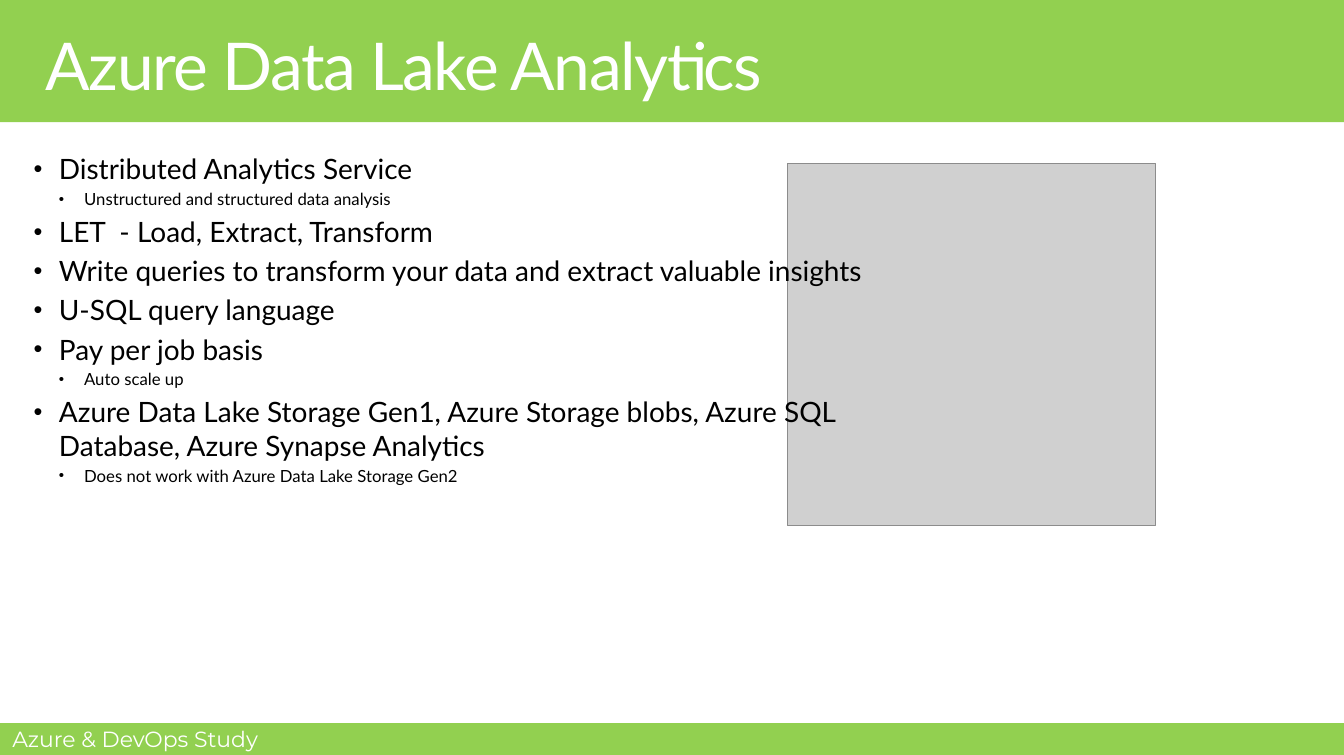
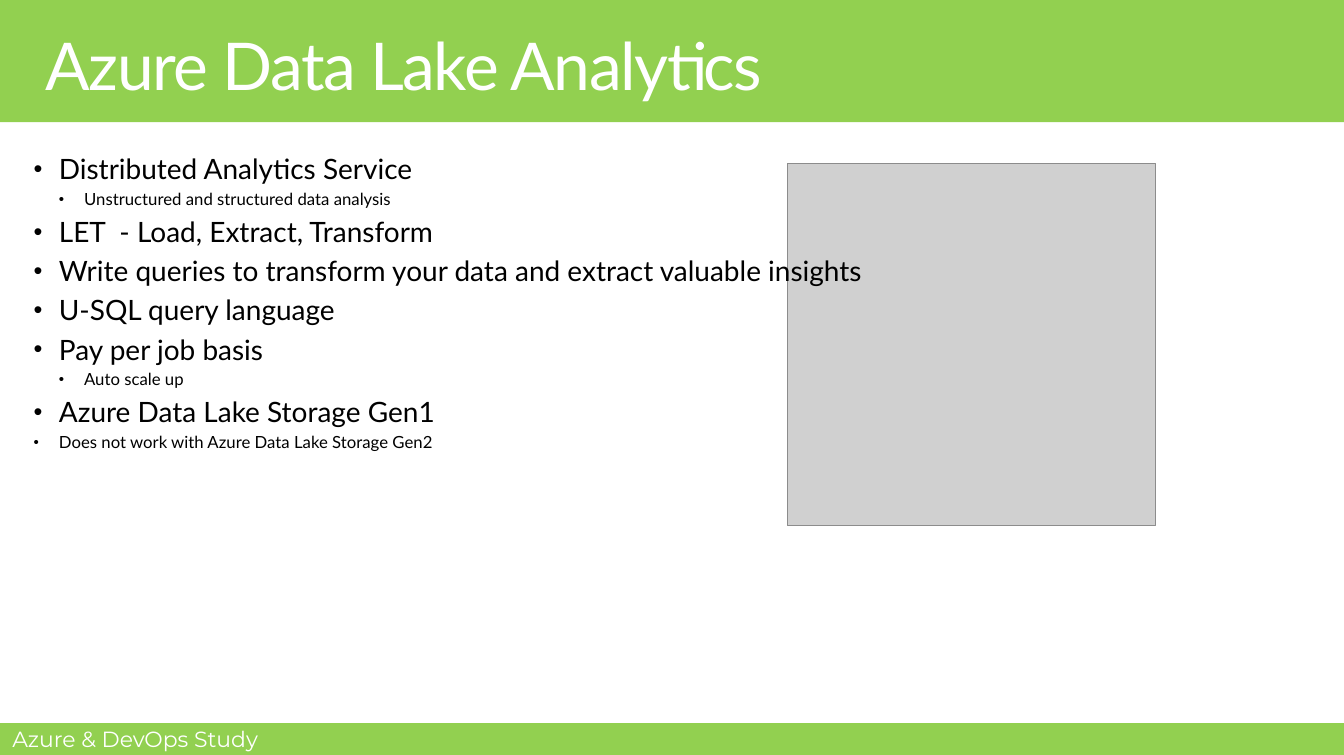
Before and after one commit to MohamedRadwan-DevOps/Azure-DevOps-Study-Group, a slide deck: slide 19 of AZ-900/Module-1/M1-L8-Overview of Azure Database and Analytics Services.pptx (slide 15 before the commit). Drawn at 1344x755 pixels with LibreOffice and Linux fonts; fonts in the diff are those of the drawing; grey boxes stand for pictures; background and template pictures are left out. Boxes give left, top, right and bottom in pixels: in the first picture for what was removed or moved away, otherwise in the second. Text is boxed around its words. In the diff, an @@ line names an element or a change of style, - is before the commit and + after.

Commit message:
updated ppt

```diff
--- a/AZ-900/Module-1/M1-L8-Overview of Azure Database and Analytics Services.pptx
+++ b/AZ-900/Module-1/M1-L8-Overview of Azure Database and Analytics Services.pptx
@@ text at (59, 401, 435, 427): text changed @@
-• Azure Data Lake Storage Gen1, Azure Storage blobs, Azure SQL Database, Azure Synapse Analytics
+• Azure Data Lake Storage Gen1
@@ text at (59, 435, 432, 451): list level 2 to 1 in "Does not work with Azure ..." @@
```
Also in this commit, not shown: 7 other slides changed, 4 slides added.
